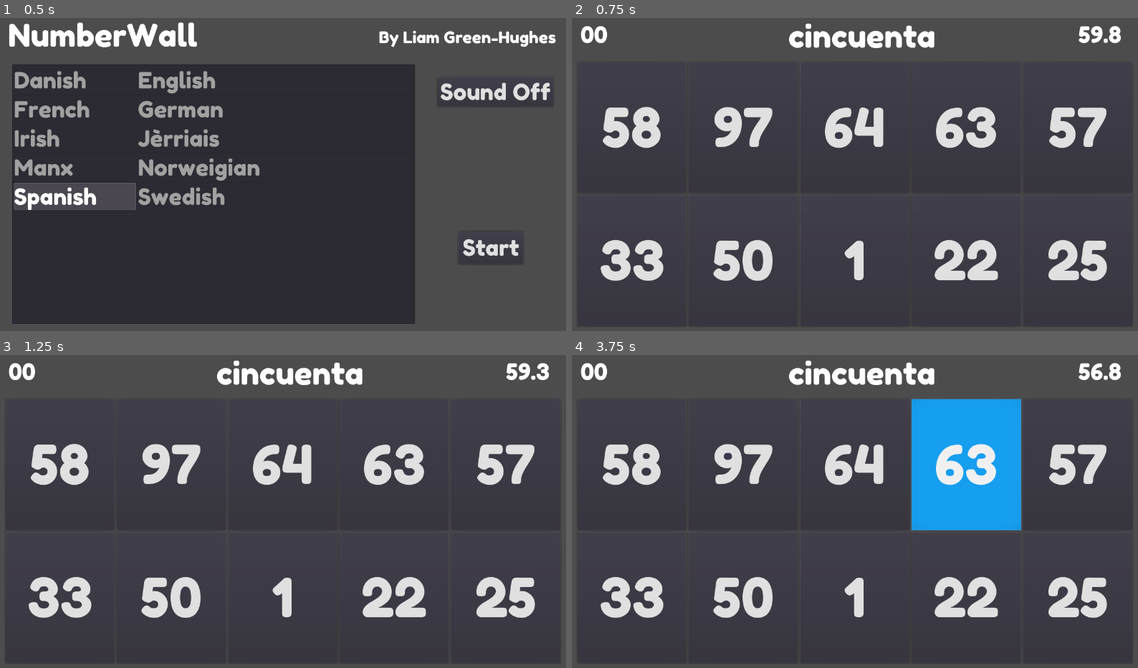
Above: before the commit, frames 1-4 (two rows, left to right).
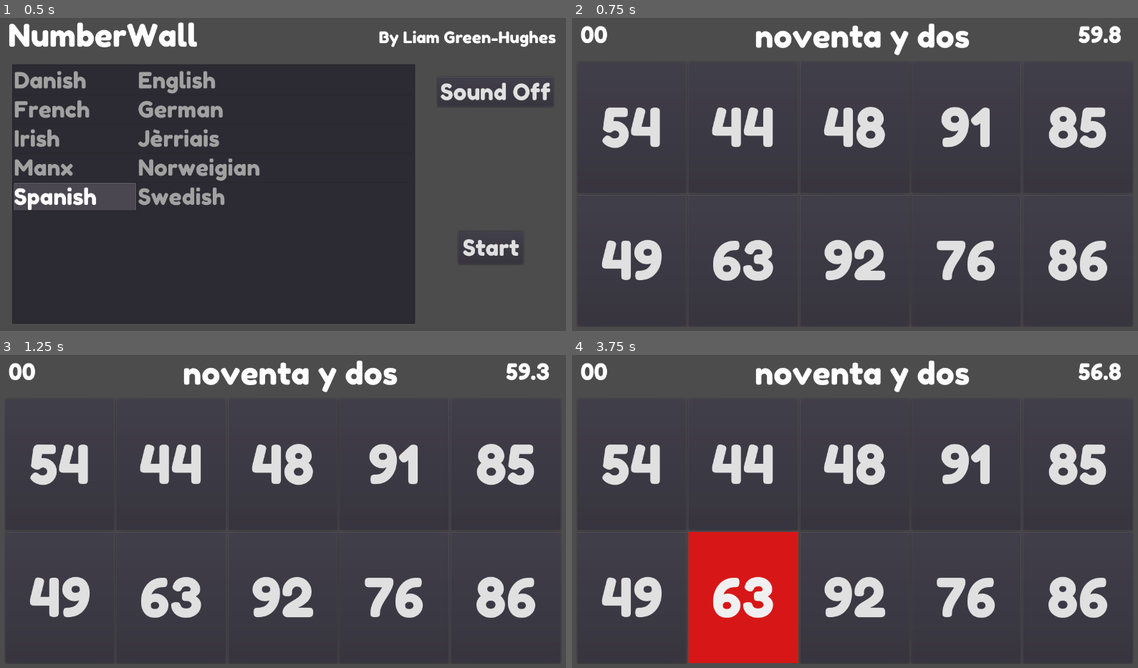
Above: after the commit, the same moments.

Repository: liamgh/NumberWall
Game: Godot game, scene res://Start.tscn
The game is run twice, just before and just after one commit, with the same random seed, the same clock (stepped at 60 frames per second) and the same inputs.
Inputs:
- Up to frame 1 (0.5 s): no input
- Up to frame 2 (0.75 s): click "Start" at 0.5 s
- Up to frame 3 (1.25 s): no input
- Up to frame 4 (3.75 s): click "58" (after the commit: "54") at 1.25 s; click "97" (after the commit: "44") at 2 s; click "64" (after the commit: "48") at 2.75 s; click "63" at 3.5 s

Frame 1 is identical in both runs. In frame 2, 6.8% of the frame differs, in the area x 5-95%, y 1-84%; in frame 3, 6.8%; in frame 4, 21%, in the area x 5-95%, y 1-99%.

Commit message:
Rearrange code

Diff:
--- a/Game.gd
+++ b/Game.gd
@@ -14,43 +14,32 @@
 onready var correctNoise = $CorrectNoise
 onready var wrongNoise = $WrongNoise
 
-onready var timer = $Timer
-onready var hintTimer = $HintTimer
-onready var readAnswerTimer = $ReadAnswerTimer
+onready var timer : Timer = $Timer
+onready var hintTimer : Timer = $HintTimer
+onready var readAnswerTimer : Timer = $ReadAnswerTimer
 onready var timerDisplay = $TimerDisplay
 onready var questionDisplay = $QuestionDisplay
 onready var scoreDisplay = $ScoreDisplay
 
-onready var optBtns = [
-	$VBoxContainer/HBoxContainer/Option1,
-	$VBoxContainer/HBoxContainer/Option2,
-	$VBoxContainer/HBoxContainer/Option3,
-	$VBoxContainer/HBoxContainer/Option4,
-	$VBoxContainer/HBoxContainer/Option5,
-	$VBoxContainer/HBoxContainer2/Option6,
-	$VBoxContainer/HBoxContainer2/Option7,
-	$VBoxContainer/HBoxContainer2/Option8,
-	$VBoxContainer/HBoxContainer2/Option9,
-	$VBoxContainer/HBoxContainer2/Option10]
+var answers = []
+var correctAnswerBtn : int  = 0
+var hintNumber : int = 0
 
-var answers = []
-var correctAnswer = 0
-var hintNumber = 0
-
-export var time_before_hint_1 = 10
-export var time_before_hint_2 = 7
-export var score_increment = 10
-export var hint_remove_1 = 5
-export var hint_remove_2 = 3
-
-const rightStyle = preload("res://correct.tres")
-const wrongStyle = preload("res://wrong.tres")
-const focusStyle = preload("res://focus.tres")
+export var time_before_hint_1 : int = 10
+export var time_before_hint_2 : int = 7
+export var score_increment : int = 10
+export var hint_remove_1 : int = 5
+export var hint_remove_2 : int  = 3
 
 var translations : Resource
 
-var kbNavEnabled : bool = false
 var waitingForNewQuestion : bool = false
+
+signal correct_answer
+signal wrong_answer
+signal new_question
+signal hide_options
+signal reset_grid
 
 # Called when the node enters the scene tree for the first time.
 func _ready():
@@ -61,23 +50,10 @@
 	NewQuestion()
 	timer.start()
 
-func _input(event):
-	if (event is InputEventKey or event is InputEventJoypadMotion or event is InputEventJoypadButton) and !kbNavEnabled:
-		kbNavEnabled = true;
-		optBtns[0].grab_focus()
-		for i in range(0, len(optBtns)):
-			optBtns[i].set("custom_styles/focus", focusStyle)
-			optBtns[i].set("custom_styles/hover", StyleBoxEmpty)
-
-	if (event is InputEventScreenTouch or event is InputEventMouseMotion)  and kbNavEnabled:
-		kbNavEnabled = false
-		for i in range(0, len(optBtns)):
-			optBtns[i].set("custom_styles/focus", StyleBoxEmpty)
-			optBtns[i].set("custom_styles/hover", focusStyle)
 
 func NewQuestion():
 	answers = []
-	for i in range(0, len(optBtns)):
+	for i in range(0, 10):
 		var num = 0
 		var unique = false
 		while !unique:
@@ -87,13 +63,9 @@
 			else:
 				unique = true
 		answers.append(num)
-		optBtns[i].text = str(answers[i])
-		optBtns[i].disabled = false
-		optBtns[i].set("custom_styles/hover", focusStyle)
-
-	var correctAnswerKey = randi() % len(answers)-1
-	correctAnswer = answers[correctAnswerKey]
-	optBtns[correctAnswerKey].set("custom_styles/pressed", rightStyle)
+	correctAnswerBtn = randi() % len(answers)
+	emit_signal("new_question", correctAnswerBtn, answers)
+	var correctAnswer = answers[correctAnswerBtn]
 
 	# Set pressed bg colour on right answer to green
 	questionDisplay.text =  translations.get_cardinal(correctAnswer)
@@ -102,33 +74,32 @@
 	hintTimer.start(time_before_hint_1)
 
 func submitAnswer(buttonNo):
-	if timer.time_left == 0 or waitingForNewQuestion:
+	if timer.time_left == 0 or readAnswerTimer.time_left != 0:
 		return
 
-	if answers[buttonNo] == correctAnswer:
+	if buttonNo == correctAnswerBtn:
+		emit_signal("correct_answer", buttonNo)
 		if PlayerVariables.AudioEnabled:
 			correctNoise.play()
 		changeScore(score_increment)
-		waitBeforeNewQuestion()
-	elif PlayerVariables.AudioEnabled:
-		wrongNoise.play()
-
-func waitBeforeNewQuestion():
-	for i in range(0, len(optBtns)):
-		if answers[i] != correctAnswer:
-			optBtns[i].disabled = true
-	waitingForNewQuestion = true
-	readAnswerTimer.start()
+		waitingForNewQuestion = true
+		readAnswerTimer.start(1)
+	else:
+		emit_signal("wrong_answer", buttonNo)
+		if PlayerVariables.AudioEnabled:
+			wrongNoise.play()
+	readAnswerTimer.start(0.5)
 
 func _on_ReadAnswerTimer_timeout():
+
 	readAnswerTimer.stop()
-	NewQuestion()
+	emit_signal("reset_grid")
+	if waitingForNewQuestion:
+		NewQuestion()
 
 # Called every frame. 'delta' is the elapsed time since the previous frame.
 func _process(delta):
 	timerDisplay.text = "%2.1f" % timer.time_left
-
-
 
 func changeScore(amount):
 	PlayerVariables.score += amount
@@ -142,23 +113,14 @@
 func _on_HintTimer_timeout():
 	# Take 5 away on first hint, another 3 on second hint
 	if hintNumber == 0:
-		hideOptions(hint_remove_1)
+		emit_signal("hide_options", hint_remove_1)
 		hintTimer.start(time_before_hint_2)
 		hintNumber = 1
 	elif hintNumber == 1:
-		hideOptions(hint_remove_2)
+		emit_signal("hide_options", hint_remove_2)
 		hintNumber = 2
 
-func hideOptions(howMany):
-	var numHidden = 0
-	while numHidden != howMany:
-		var i = randi() % len(optBtns)-1
-		if answers[i] != correctAnswer and !optBtns[i].disabled:
-			numHidden = numHidden + 1
-			optBtns[i].text = ""
-			optBtns[i].disabled = true
 
-# TODO change to button_down, on button_up change colour back
 func _on_Option1_pressed():
 	submitAnswer(0)
 
--- a/Main.tscn
+++ b/Game.tscn
@@ -1,20 +1,21 @@
-[gd_scene load_steps=7 format=2]
-
-[ext_resource path="res://app_theme.tres" type="Theme" id=1]
+[gd_scene load_steps=8 format=2]
+
+[ext_resource path="res://Fonts/FredokaOne-NumberFace.tres" type="DynamicFont" id=1]
 [ext_resource path="res://Fonts/FredokaOne-Question.tres" type="DynamicFont" id=2]
-[ext_resource path="res://Game.gd" type="Script" id=3]
-[ext_resource path="res://Sound/confirmation_004.ogg" type="AudioStream" id=5]
-[ext_resource path="res://Sound/drop_003.ogg" type="AudioStream" id=6]
-[ext_resource path="res://Fonts/FredokaOne-NumberFace.tres" type="DynamicFont" id=7]
-
-[node name="Control" type="Control"]
+[ext_resource path="res://NumberGrid.gd" type="Script" id=3]
+[ext_resource path="res://Game.gd" type="Script" id=4]
+[ext_resource path="res://app_theme.tres" type="Theme" id=5]
+[ext_resource path="res://Sound/confirmation_004.ogg" type="AudioStream" id=6]
+[ext_resource path="res://Sound/drop_003.ogg" type="AudioStream" id=7]
+
+[node name="Game" type="Control"]
 anchor_right = 1.0
 anchor_bottom = 1.0
 margin_left = 20.0
 margin_top = 20.0
 margin_right = 20.0
 margin_bottom = 20.0
-script = ExtResource( 3 )
+script = ExtResource( 4 )
 
 [node name="ScoreDisplay" type="Label" parent="."]
 margin_left = 7.0
@@ -48,99 +49,100 @@
 margin_bottom = 69.0
 size_flags_horizontal = 0
 size_flags_vertical = 0
-theme = ExtResource( 1 )
+theme = ExtResource( 5 )
 text = "00"
 align = 2
 valign = 1
 
-[node name="VBoxContainer" type="VBoxContainer" parent="."]
+[node name="NumberGrid" type="VBoxContainer" parent="."]
 margin_top = 96.0
 margin_right = 1240.0
 margin_bottom = 686.0
 alignment = 1
-
-[node name="HBoxContainer" type="HBoxContainer" parent="VBoxContainer"]
+script = ExtResource( 3 )
+
+[node name="Row1" type="HBoxContainer" parent="NumberGrid"]
 margin_right = 1240.0
 margin_bottom = 293.0
 size_flags_horizontal = 3
 size_flags_vertical = 3
 alignment = 1
 
-[node name="Option1" type="Button" parent="VBoxContainer/HBoxContainer"]
+[node name="Option1" type="Button" parent="NumberGrid/Row1"]
 margin_right = 244.0
 margin_bottom = 293.0
 focus_neighbour_left = NodePath("../Option5")
 focus_neighbour_right = NodePath("../Option2")
-focus_neighbour_bottom = NodePath("../../HBoxContainer2/Option6")
+focus_neighbour_bottom = NodePath("../../Row2/Option6")
 focus_next = NodePath("../Option2")
-focus_previous = NodePath("../../HBoxContainer2/Option10")
-size_flags_horizontal = 3
-size_flags_vertical = 3
-theme = ExtResource( 1 )
-custom_fonts/font = ExtResource( 7 )
-text = "00"
-
-[node name="Option2" type="Button" parent="VBoxContainer/HBoxContainer"]
+focus_previous = NodePath("../../Row2/Option10")
+size_flags_horizontal = 3
+size_flags_vertical = 3
+theme = ExtResource( 5 )
+custom_fonts/font = ExtResource( 1 )
+text = "00"
+
+[node name="Option2" type="Button" parent="NumberGrid/Row1"]
 margin_left = 248.0
 margin_right = 493.0
 margin_bottom = 293.0
 focus_neighbour_left = NodePath("../Option1")
 focus_neighbour_right = NodePath("../Option3")
-focus_neighbour_bottom = NodePath("../../HBoxContainer2/Option7")
+focus_neighbour_bottom = NodePath("../../Row2/Option7")
 focus_next = NodePath("../Option3")
 focus_previous = NodePath("../Option1")
 size_flags_horizontal = 3
 size_flags_vertical = 3
-theme = ExtResource( 1 )
-custom_fonts/font = ExtResource( 7 )
-text = "00"
-
-[node name="Option3" type="Button" parent="VBoxContainer/HBoxContainer"]
+theme = ExtResource( 5 )
+custom_fonts/font = ExtResource( 1 )
+text = "00"
+
+[node name="Option3" type="Button" parent="NumberGrid/Row1"]
 margin_left = 497.0
 margin_right = 742.0
 margin_bottom = 293.0
 focus_neighbour_left = NodePath("../Option2")
 focus_neighbour_right = NodePath("../Option4")
-focus_neighbour_bottom = NodePath("../../HBoxContainer2/Option8")
+focus_neighbour_bottom = NodePath("../../Row2/Option8")
 focus_next = NodePath("../Option4")
 focus_previous = NodePath("../Option2")
 size_flags_horizontal = 3
 size_flags_vertical = 3
-theme = ExtResource( 1 )
-custom_fonts/font = ExtResource( 7 )
-text = "00"
-
-[node name="Option4" type="Button" parent="VBoxContainer/HBoxContainer"]
+theme = ExtResource( 5 )
+custom_fonts/font = ExtResource( 1 )
+text = "00"
+
+[node name="Option4" type="Button" parent="NumberGrid/Row1"]
 margin_left = 746.0
 margin_right = 991.0
 margin_bottom = 293.0
 focus_neighbour_left = NodePath("../Option3")
 focus_neighbour_right = NodePath("../Option5")
-focus_neighbour_bottom = NodePath("../../HBoxContainer2/Option9")
+focus_neighbour_bottom = NodePath("../../Row2/Option9")
 focus_next = NodePath("../Option5")
 focus_previous = NodePath("../Option3")
 size_flags_horizontal = 3
 size_flags_vertical = 3
-theme = ExtResource( 1 )
-custom_fonts/font = ExtResource( 7 )
-text = "00"
-
-[node name="Option5" type="Button" parent="VBoxContainer/HBoxContainer"]
+theme = ExtResource( 5 )
+custom_fonts/font = ExtResource( 1 )
+text = "00"
+
+[node name="Option5" type="Button" parent="NumberGrid/Row1"]
 margin_left = 995.0
 margin_right = 1240.0
 margin_bottom = 293.0
 focus_neighbour_left = NodePath("../Option4")
 focus_neighbour_right = NodePath("../Option1")
-focus_neighbour_bottom = NodePath("../../HBoxContainer2/Option10")
-focus_next = NodePath("../../HBoxContainer2/Option6")
+focus_neighbour_bottom = NodePath("../../Row2/Option10")
+focus_next = NodePath("../../Row2/Option6")
 focus_previous = NodePath("../Option4")
 size_flags_horizontal = 3
 size_flags_vertical = 3
-theme = ExtResource( 1 )
-custom_fonts/font = ExtResource( 7 )
-text = "00"
-
-[node name="HBoxContainer2" type="HBoxContainer" parent="VBoxContainer"]
+theme = ExtResource( 5 )
+custom_fonts/font = ExtResource( 1 )
+text = "00"
+
+[node name="Row2" type="HBoxContainer" parent="NumberGrid"]
 margin_top = 297.0
 margin_right = 1240.0
 margin_bottom = 590.0
@@ -148,78 +150,78 @@
 size_flags_horizontal = 3
 size_flags_vertical = 3
 
-[node name="Option6" type="Button" parent="VBoxContainer/HBoxContainer2"]
+[node name="Option6" type="Button" parent="NumberGrid/Row2"]
 margin_right = 244.0
 margin_bottom = 293.0
 focus_neighbour_left = NodePath("../Option10")
-focus_neighbour_top = NodePath("../../HBoxContainer/Option1")
+focus_neighbour_top = NodePath("../../Row1/Option1")
 focus_neighbour_right = NodePath("../Option7")
 focus_next = NodePath("../Option7")
-focus_previous = NodePath("../../HBoxContainer/Option5")
-size_flags_horizontal = 3
-size_flags_vertical = 3
-theme = ExtResource( 1 )
-custom_fonts/font = ExtResource( 7 )
-text = "00"
-
-[node name="Option7" type="Button" parent="VBoxContainer/HBoxContainer2"]
+focus_previous = NodePath("../../Row1/Option5")
+size_flags_horizontal = 3
+size_flags_vertical = 3
+theme = ExtResource( 5 )
+custom_fonts/font = ExtResource( 1 )
+text = "00"
+
+[node name="Option7" type="Button" parent="NumberGrid/Row2"]
 margin_left = 248.0
 margin_right = 493.0
 margin_bottom = 293.0
 focus_neighbour_left = NodePath("../Option6")
-focus_neighbour_top = NodePath("../../HBoxContainer/Option2")
+focus_neighbour_top = NodePath("../../Row1/Option2")
 focus_neighbour_right = NodePath("../Option8")
 focus_next = NodePath("../Option8")
 focus_previous = NodePath("../Option6")
 size_flags_horizontal = 3
 size_flags_vertical = 3
-theme = ExtResource( 1 )
-custom_fonts/font = ExtResource( 7 )
-text = "00"
-
-[node name="Option8" type="Button" parent="VBoxContainer/HBoxContainer2"]
+theme = ExtResource( 5 )
+custom_fonts/font = ExtResource( 1 )
+text = "00"
+
+[node name="Option8" type="Button" parent="NumberGrid/Row2"]
 margin_left = 497.0
 margin_right = 742.0
 margin_bottom = 293.0
 focus_neighbour_left = NodePath("../Option7")
-focus_neighbour_top = NodePath("../../HBoxContainer/Option3")
+focus_neighbour_top = NodePath("../../Row1/Option3")
 focus_neighbour_right = NodePath("../Option9")
 focus_next = NodePath("../Option9")
 focus_previous = NodePath("../Option7")
 size_flags_horizontal = 3
 size_flags_vertical = 3
-theme = ExtResource( 1 )
-custom_fonts/font = ExtResource( 7 )
-text = "00"
-
-[node name="Option9" type="Button" parent="VBoxContainer/HBoxContainer2"]
+theme = ExtResource( 5 )
+custom_fonts/font = ExtResource( 1 )
+text = "00"
+
+[node name="Option9" type="Button" parent="NumberGrid/Row2"]
 margin_left = 746.0
 margin_right = 991.0
 margin_bottom = 293.0
 focus_neighbour_left = NodePath("../Option8")
-focus_neighbour_top = NodePath("../../HBoxContainer/Option4")
+focus_neighbour_top = NodePath("../../Row1/Option4")
 focus_neighbour_right = NodePath("../Option10")
 focus_next = NodePath("../Option10")
 focus_previous = NodePath("../Option8")
 size_flags_horizontal = 3
 size_flags_vertical = 3
-theme = ExtResource( 1 )
-custom_fonts/font = ExtResource( 7 )
-text = "00"
-
-[node name="Option10" type="Button" parent="VBoxContainer/HBoxContainer2"]
+theme = ExtResource( 5 )
+custom_fonts/font = ExtResource( 1 )
+text = "00"
+
+[node name="Option10" type="Button" parent="NumberGrid/Row2"]
 margin_left = 995.0
 margin_right = 1240.0
 margin_bottom = 293.0
 focus_neighbour_left = NodePath("../Option9")
-focus_neighbour_top = NodePath("../../HBoxContainer/Option5")
+focus_neighbour_top = NodePath("../../Row1/Option5")
 focus_neighbour_right = NodePath("../Option6")
-focus_next = NodePath("../../HBoxContainer/Option1")
+focus_next = NodePath("../../Row1/Option1")
 focus_previous = NodePath("../Option9")
 size_flags_horizontal = 3
 size_flags_vertical = 3
-theme = ExtResource( 1 )
-custom_fonts/font = ExtResource( 7 )
+theme = ExtResource( 5 )
+custom_fonts/font = ExtResource( 1 )
 text = "00"
 
 [node name="Timer" type="Timer" parent="."]
@@ -230,21 +232,26 @@
 [node name="ReadAnswerTimer" type="Timer" parent="."]
 
 [node name="CorrectNoise" type="AudioStreamPlayer" parent="."]
-stream = ExtResource( 5 )
+stream = ExtResource( 6 )
 
 [node name="WrongNoise" type="AudioStreamPlayer" parent="."]
-stream = ExtResource( 6 )
-
-[connection signal="pressed" from="VBoxContainer/HBoxContainer/Option1" to="." method="_on_Option1_pressed"]
-[connection signal="pressed" from="VBoxContainer/HBoxContainer/Option2" to="." method="_on_Option2_pressed"]
-[connection signal="pressed" from="VBoxContainer/HBoxContainer/Option3" to="." method="_on_Option3_pressed"]
-[connection signal="pressed" from="VBoxContainer/HBoxContainer/Option4" to="." method="_on_Option4_pressed"]
-[connection signal="pressed" from="VBoxContainer/HBoxContainer/Option5" to="." method="_on_Option5_pressed"]
-[connection signal="pressed" from="VBoxContainer/HBoxContainer2/Option6" to="." method="_on_Option6_pressed"]
-[connection signal="pressed" from="VBoxContainer/HBoxContainer2/Option7" to="." method="_on_Option7_pressed"]
-[connection signal="pressed" from="VBoxContainer/HBoxContainer2/Option8" to="." method="_on_Option8_pressed"]
-[connection signal="pressed" from="VBoxContainer/HBoxContainer2/Option9" to="." method="_on_Option9_pressed"]
-[connection signal="pressed" from="VBoxContainer/HBoxContainer2/Option10" to="." method="_on_Option10_pressed"]
+stream = ExtResource( 7 )
+
+[connection signal="correct_answer" from="." to="NumberGrid" method="_on_Game_correct_answer"]
+[connection signal="hide_options" from="." to="NumberGrid" method="_on_Game_hide_options"]
+[connection signal="new_question" from="." to="NumberGrid" method="_on_Game_new_question"]
+[connection signal="reset_grid" from="." to="NumberGrid" method="_on_Game_reset_grid"]
+[connection signal="wrong_answer" from="." to="NumberGrid" method="_on_Game_wrong_answer"]
+[connection signal="pressed" from="NumberGrid/Row1/Option1" to="." method="_on_Option1_pressed"]
+[connection signal="pressed" from="NumberGrid/Row1/Option2" to="." method="_on_Option2_pressed"]
+[connection signal="pressed" from="NumberGrid/Row1/Option3" to="." method="_on_Option3_pressed"]
+[connection signal="pressed" from="NumberGrid/Row1/Option4" to="." method="_on_Option4_pressed"]
+[connection signal="pressed" from="NumberGrid/Row1/Option5" to="." method="_on_Option5_pressed"]
+[connection signal="pressed" from="NumberGrid/Row2/Option6" to="." method="_on_Option6_pressed"]
+[connection signal="pressed" from="NumberGrid/Row2/Option7" to="." method="_on_Option7_pressed"]
+[connection signal="pressed" from="NumberGrid/Row2/Option8" to="." method="_on_Option8_pressed"]
+[connection signal="pressed" from="NumberGrid/Row2/Option9" to="." method="_on_Option9_pressed"]
+[connection signal="pressed" from="NumberGrid/Row2/Option10" to="." method="_on_Option10_pressed"]
 [connection signal="timeout" from="Timer" to="." method="_on_Timer_timeout"]
 [connection signal="timeout" from="HintTimer" to="." method="_on_HintTimer_timeout"]
 [connection signal="timeout" from="ReadAnswerTimer" to="." method="_on_ReadAnswerTimer_timeout"]
--- a/GameOver.gd
+++ b/GameOver.gd
@@ -20,7 +20,7 @@
 	tryAgainBtn.grab_focus()
 
 func _on_TryAgainButton_pressed():
-	get_tree().change_scene("res://Main.tscn")
+	get_tree().change_scene("res://Game.tscn")
 
 func _on_BackButton_pressed():
 	get_tree().change_scene("res://Start.tscn")
--- /dev/null
+++ b/NumberGrid.gd
@@ -0,0 +1,81 @@
+extends VBoxContainer
+
+onready var optBtns = [
+	$Row1/Option1,
+	$Row1/Option2,
+	$Row1/Option3,
+	$Row1/Option4,
+	$Row1/Option5,
+	$Row2/Option6,
+	$Row2/Option7,
+	$Row2/Option8,
+	$Row2/Option9,
+	$Row2/Option10]
+
+const rightStyle : Resource = preload("res://correct.tres")
+const wrongStyle : Resource = preload("res://wrong.tres")
+const focusStyle : Resource = preload("res://focus.tres")
+var correctAnswerBtn : int = -1
+var kbNavEnabled : bool = false
+
+# Called when the node enters the scene tree for the first time.
+func _ready():
+	pass # Replace with function body.
+
+func _input(event):
+	if (event is InputEventKey or event is InputEventJoypadMotion or event is InputEventJoypadButton) and !kbNavEnabled:
+		kbNavEnabled = true;
+		optBtns[0].grab_focus()
+		reset_grid_styles()
+
+	if (event is InputEventScreenTouch or event is InputEventMouseMotion)  and kbNavEnabled:
+		kbNavEnabled = false
+		reset_grid_styles()
+
+func change_all_styles(buttonNo, style):
+	optBtns[buttonNo].set("custom_styles/normal", style)
+	optBtns[buttonNo].set("custom_styles/hover", style)
+	optBtns[buttonNo].set("custom_styles/focus", style)
+	optBtns[buttonNo].set("custom_styles/selected", style)
+
+func disable_all_but(buttonNo):
+	for i in range(0, len(optBtns)):
+		if i != buttonNo:
+			optBtns[i].disabled = true
+
+func _on_Game_correct_answer(buttonNo):
+	change_all_styles(buttonNo, rightStyle)
+	disable_all_but(buttonNo)
+
+func _on_Game_wrong_answer(buttonNo):
+	change_all_styles(buttonNo, wrongStyle)
+
+func _on_Game_new_question(correctAnswerBtn, answers):
+	self.correctAnswerBtn = correctAnswerBtn
+	for i in range(0, len(answers)):
+		optBtns[i].text = str(answers[i])
+	reset_grid_styles()
+
+func reset_grid_styles():
+	print_debug("Reseting style")
+	for i in range(0, len(optBtns)):
+		optBtns[i].set("custom_styles/normal", StyleBoxEmpty)
+		optBtns[i].set("custom_styles/hover", StyleBoxEmpty)
+		optBtns[i].disabled = false
+		if (kbNavEnabled):
+			optBtns[i].set("custom_styles/focus", focusStyle)
+		else:
+			optBtns[i].set("custom_styles/focus", StyleBoxEmpty)
+
+func _on_Game_hide_options(howMany):
+	var numHidden = 0
+	while numHidden != howMany:
+		var i = randi() % len(optBtns)-1
+		if i != correctAnswerBtn and !optBtns[i].disabled:
+			numHidden = numHidden + 1
+			optBtns[i].text = ""
+			optBtns[i].disabled = true
+
+
+func _on_Game_reset_grid():
+	reset_grid_styles()
--- a/Start.gd
+++ b/Start.gd
@@ -32,7 +32,7 @@
 	if pickLanguageSelect.is_anything_selected():
 		var selected = pickLanguageSelect.get_selected_items()
 		PlayerVariables.set_language(pickLanguageSelect.get_item_metadata(selected[0]))
-		get_tree().change_scene("res://Main.tscn")
+		get_tree().change_scene("res://Game.tscn")
 
 func _on_PickLanguage_item_selected(index):
 	startBtn.disabled = false
Not shown: 2 places in Game.tscn that only renumber resources
